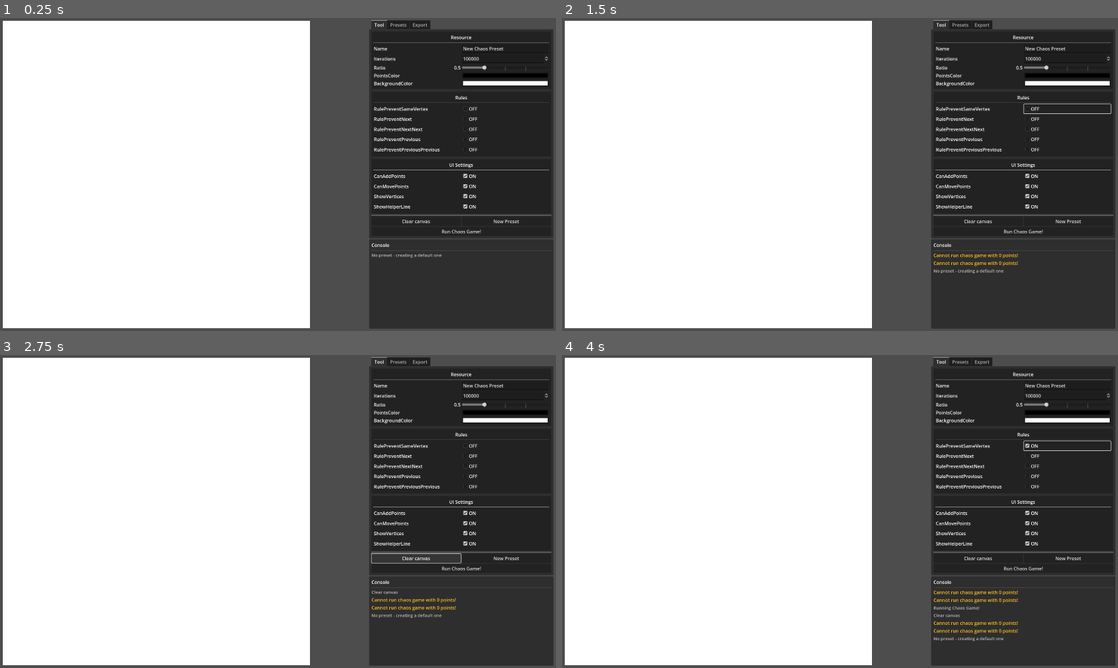
Above: before the commit, frames 1-4 (two rows, left to right).
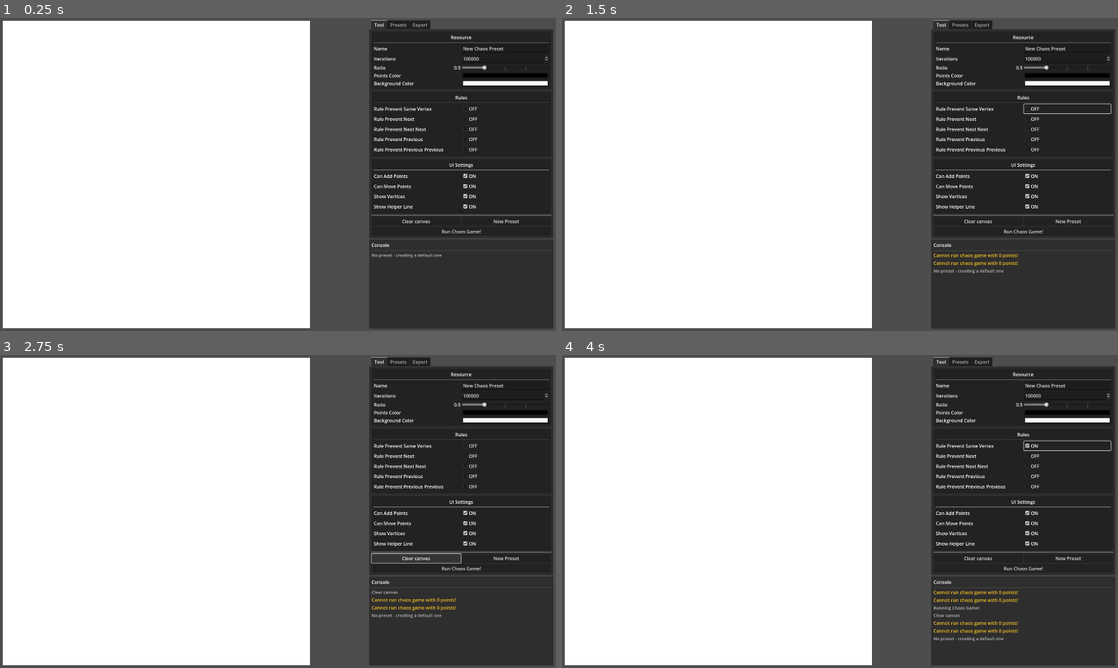
Above: after the commit, the same moments.

Repository: VojtaStruhar/chaos-game
Game: Godot game, scene res://main.tscn
Two runs of this game, one before a commit and one after it. Both use one fixed random seed, a clock stepped at 60 frames per second and the inputs below.
Inputs:
- Up to frame 1 (0.25 s): no input
- Up to frame 2 (1.5 s): click "OFF" at 0.5 s; click "ON" at 1.25 s
- Up to frame 3 (2.75 s): click "Clear canvas" at 2 s
- Up to frame 4 (4 s): click "Run Chaos Game!" at 2.75 s; click "OFF" at 3.5 s

The runs differ from the first frame. In frame 1, 0.5% of the frame differs, in the area x 68-80%, y 17-62%; in frame 2, 0.5%; in frame 3, 0.5%; in frame 4, 0.5%.

Commit message:
Proper folders on windows

Diff:
--- a/property_fields/checkbox_field.tscn
+++ b/property_fields/checkbox_field.tscn
@@ -12,7 +12,7 @@
 func setup(data: Dictionary) -> void:
 	var prop_name = data[\"name\"]
 	prop_stringname = StringName(prop_name)
-	label.text = prop_name.to_pascal_case()
+	label.text = prop_name.capitalize()
 
 	check_box.button_pressed = preset.get(prop_stringname)
 	check_box.text = \"ON\" if check_box.button_pressed else \"OFF\"
--- a/property_fields/color_field.tscn
+++ b/property_fields/color_field.tscn
@@ -13,7 +13,7 @@
 func setup(data: Dictionary) -> void:
 	var prop_name = data[\"name\"]
 	prop_stringname = StringName(prop_name)
-	label.text = prop_name.to_pascal_case()
+	label.text = prop_name.capitalize()
 
 	color_picker_button.color = preset.get(prop_stringname)
 
--- a/property_fields/float_field.tscn
+++ b/property_fields/float_field.tscn
@@ -15,7 +15,7 @@
 
 	var prop_name = data[\"name\"]
 	prop_stringname = StringName(prop_name)
-	label.text = prop_name.to_pascal_case()
+	label.text = prop_name.capitalize()
 
 
 	if data[\"hint\"] == PROPERTY_HINT_RANGE:
--- a/property_fields/number_field.tscn
+++ b/property_fields/number_field.tscn
@@ -13,7 +13,7 @@
 
 	var prop_name = data[\"name\"]
 	prop_stringname = StringName(prop_name)
-	label.text = prop_name.to_pascal_case()
+	label.text = prop_name.capitalize()
 
 
 	if data[\"hint\"] == PROPERTY_HINT_RANGE:
--- a/property_fields/text_field.tscn
+++ b/property_fields/text_field.tscn
@@ -12,7 +12,7 @@
 func setup(data: Dictionary) -> void:
 	var prop_name = data[\"name\"]
 	prop_stringname = StringName(prop_name)
-	label.text = prop_name.to_pascal_case()
+	label.text = prop_name.capitalize()
 
 
 	# Assign current value
--- a/singletons/ChaosGame.gd
+++ b/singletons/ChaosGame.gd
@@ -46,7 +46,6 @@
 	if preset.points.size() < 2:
 		Logger.warning("Cannot run chaos game with " + str(preset.points.size()) + " points!")
 		return
-
 
 	_recursive_picks = calculate_vertex_picks(preset)
 	image.fill(preset.background_color)
--- a/singletons/Constants.gd
+++ b/singletons/Constants.gd
@@ -6,7 +6,6 @@
 var DEVELOPMENT_PRESETS_DIR: String = "res://chaos_presets"
 
 func _enter_tree() -> void:
-
 	if OS.has_feature("editor"):
 		EXPORTS_DIR = "res://" + EXPORTS_DIR
 		PRESETS_DIR = "res://" + PRESETS_DIR
@@ -15,9 +14,12 @@
 		var prefix = "user://"
 
 		match OS.get_name():
-			#"Windows":
-				#pass
+			"Windows":
+				var last_slash_index = exe_path.rfindn("/")
+				prefix = exe_path.erase(last_slash_index, 100) + "/"
 			"macOS":
+				# MacOS has the "executable" hidden in .app folder, so creating
+				# a folder "next to executable" isn't that straight forward.
 				var parts = exe_path.split("/")
 				parts.remove_at(0) # remove empty string
 				var slice = ""
@@ -30,10 +32,14 @@
 		EXPORTS_DIR = prefix + EXPORTS_DIR
 		PRESETS_DIR = prefix + PRESETS_DIR
 
-		if DirAccess.dir_exists_absolute(EXPORTS_DIR) or DirAccess.dir_exists_absolute(PRESETS_DIR):
-			# This is not the first launch. The  folder structure is already setup.
-			Logger.info("Skipping setting up folder structure")
-			return
+	var errors = []
+	errors.append(DirAccess.make_dir_recursive_absolute(EXPORTS_DIR))
+	errors.append(DirAccess.make_dir_recursive_absolute(PRESETS_DIR))
 
-		DirAccess.make_dir_recursive_absolute(EXPORTS_DIR)
-		DirAccess.make_dir_recursive_absolute(PRESETS_DIR)
+	await get_tree().create_timer(1).timeout
+	for e in errors:
+		if e != OK:
+			Logger.warning("Folder setup error: " + error_string(e))
+
+			Logger.info(EXPORTS_DIR)
+			Logger.info(PRESETS_DIR)
--- a/ui/presets_panel.gd
+++ b/ui/presets_panel.gd
@@ -19,11 +19,7 @@
 	for dirname in [Constants.PRESETS_DIR, Constants.DEVELOPMENT_PRESETS_DIR]:
 		var dir = DirAccess.open(dirname)
 		if dir:
-			var filenames = dir.get_files()
-			if filenames.size() == 0:
-				Logger.warning(dirname + " contains no files")
-
-			for file_name in filenames:
+			for file_name in dir.get_files():
 				# On macos files are remapped for some reason
 				# https://forum.godotengine.org/t/error-loading-resource-files-in-game-build-in-godot-4/1392
 				file_name = file_name.trim_suffix(".remap")
Not shown, changed: export_presets.cfg
